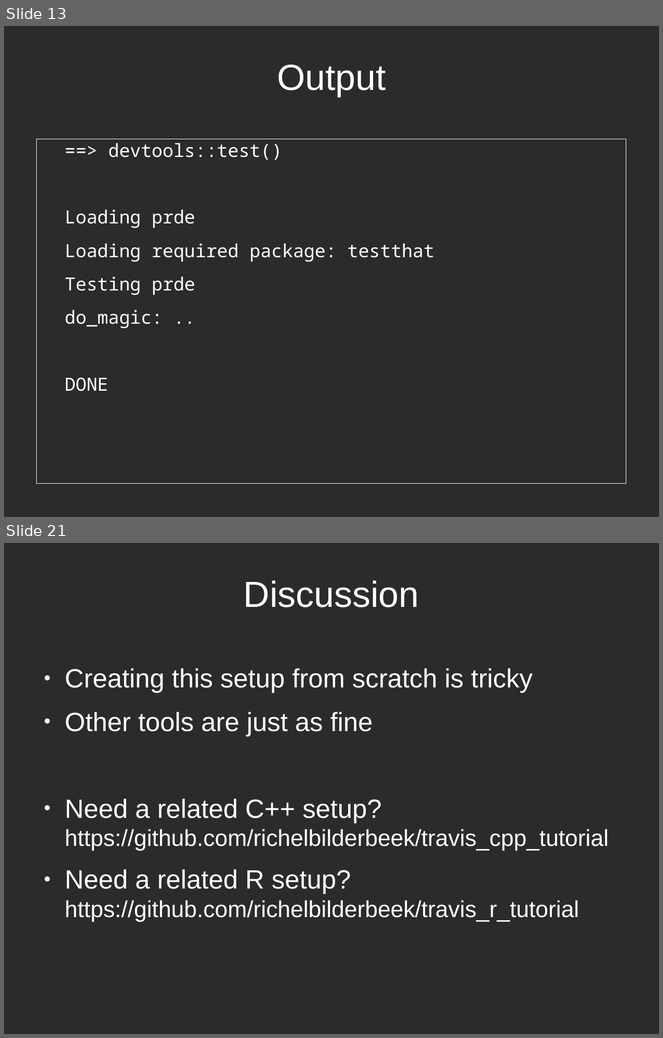
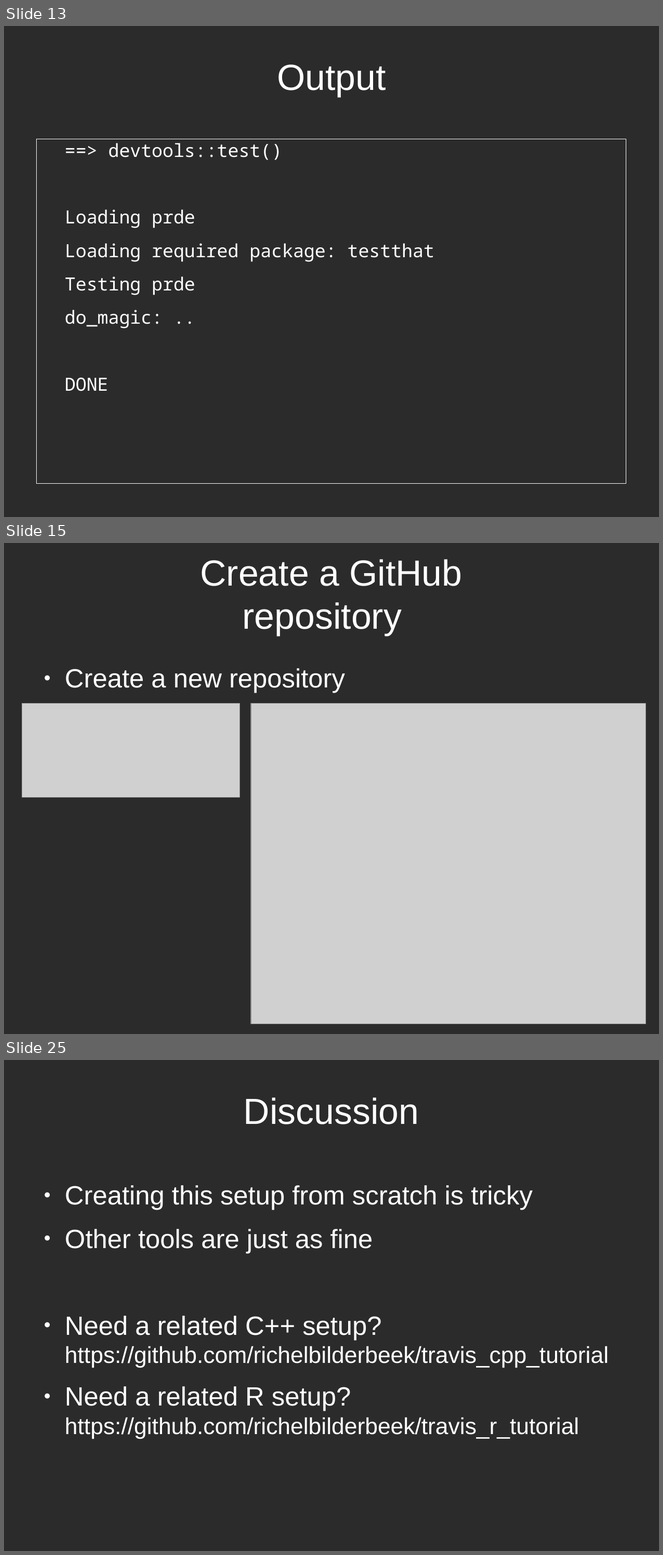
Before and after one commit to richelbilderbeek/PresentationsAboutR, a slide deck: ProfessionalRdevelopment/ProfessionalRDevelopment.odp. Shown one above the other, each under a label of ours: slides 13 and 21 before the commit, slides 13, 15 and 25 after it; the slides between them are not shown. The pictures are 663x1038 and 663x1555 pixels, drawn with LibreOffice and Linux fonts; fonts in the diff are those of the drawing; grey boxes stand for pictures; background and template pictures are left out; a plain dark background stands for a picture behind light text. Boxes give left, top, right and bottom in pixels: in the first picture for what was removed or moved away, otherwise in the second. Text is boxed around its words. In the diff, an @@ line names an element or a change of style, - is before the commit and + after.

```diff
--- a/ProfessionalRdevelopment/ProfessionalRDevelopment.odp
+++ b/ProfessionalRdevelopment/ProfessionalRDevelopment.odp
@@ slide 15 added at [4,543,659,1034], background picture (left out) @@
@@ title added at [200,559,462,636], 44 pt, text #FFFFFF @@
+Create a GitHub repository
@@ text added at [65,668,345,693], 32 pt, text #FFFFFF @@
+● Create a new repository
@@ picture added at [22,704,240,797] @@
@@ picture added at [252,704,646,1025] @@
@@ what was slide 21 is now slide 25 @@
```
Also in this commit, not shown: 3 slides changed, 8 other slides added, 5 slides removed, 19 other files.
